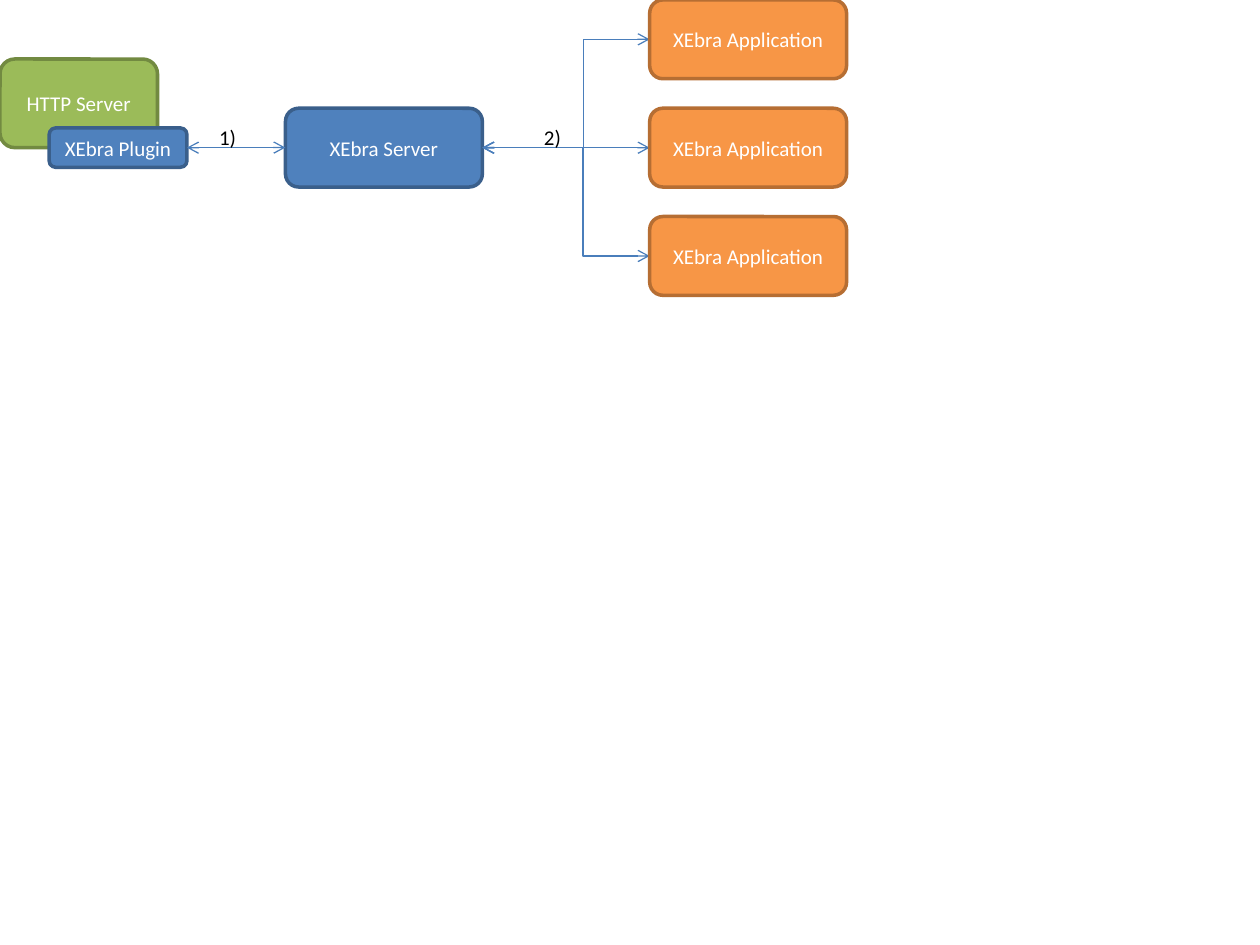
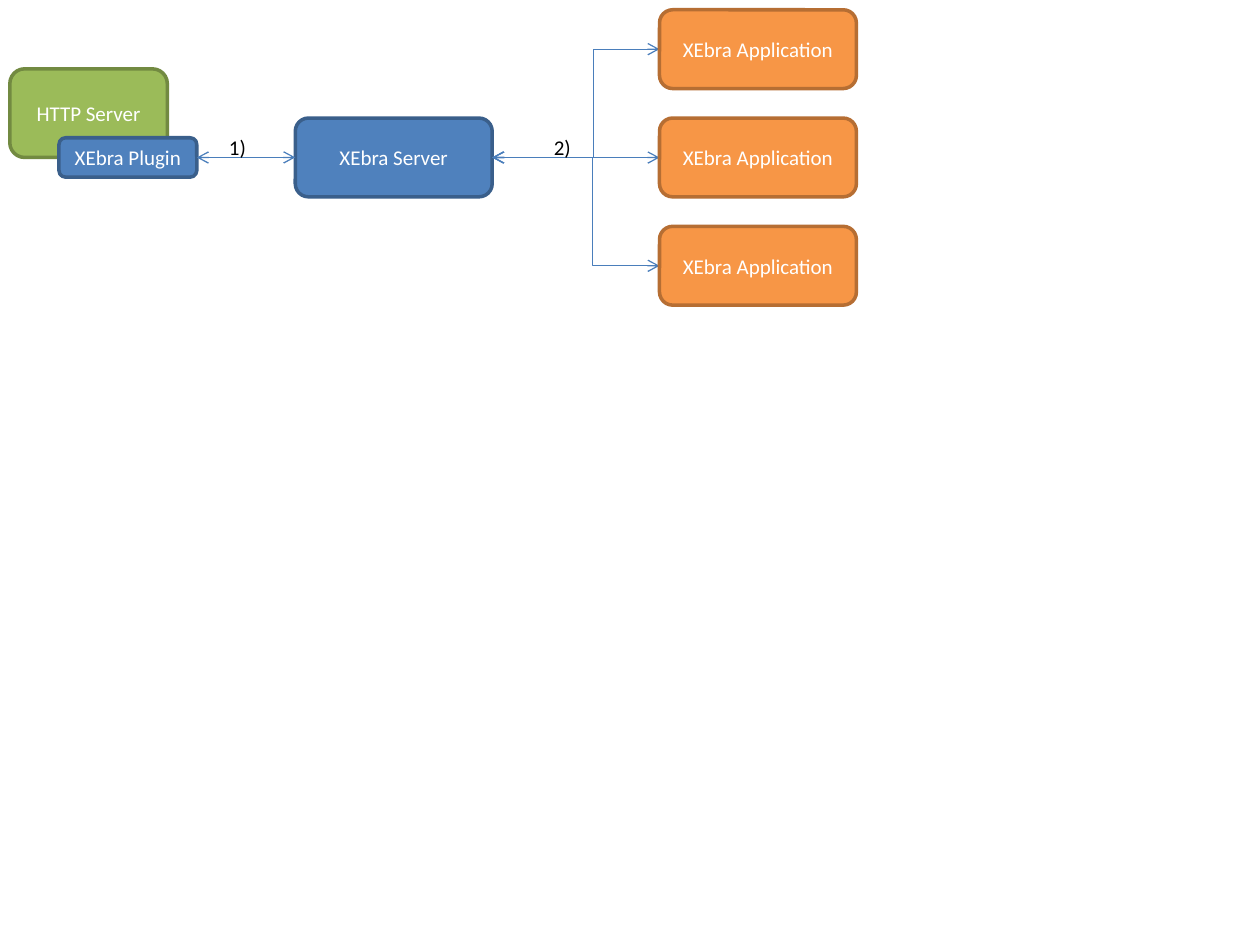
Before and after one commit to schoelle/EiffelStudio, a slide deck: slide 1 of Src/framework/web/xebra/doc/XEbraArchitecture2.pptx. Drawn at 1260x945 pixels with LibreOffice and Linux fonts; fonts in the diff are those of the drawing. Boxes give left, top, right and bottom in pixels: in the first picture for what was removed or moved away, otherwise in the second. Text is boxed around its words. In the diff, an @@ line names an element or a change of style, - is before the commit and + after.

```diff
--- a/Src/framework/web/xebra/doc/XEbraArchitecture2.pptx
+++ b/Src/framework/web/xebra/doc/XEbraArchitecture2.pptx
@@ 6 rounded rectangles, 4 elbow double arrows, 2 texts: place and size @@
-6 rounded rectangles, 4 elbow double arrows, 2 texts at (0, 0, 847, 296)
+6 rounded rectangles, 4 elbow double arrows, 2 texts at (10, 10, 856, 306)
```
Also in this commit, not shown: 1 other slide changed, 3 other files.
